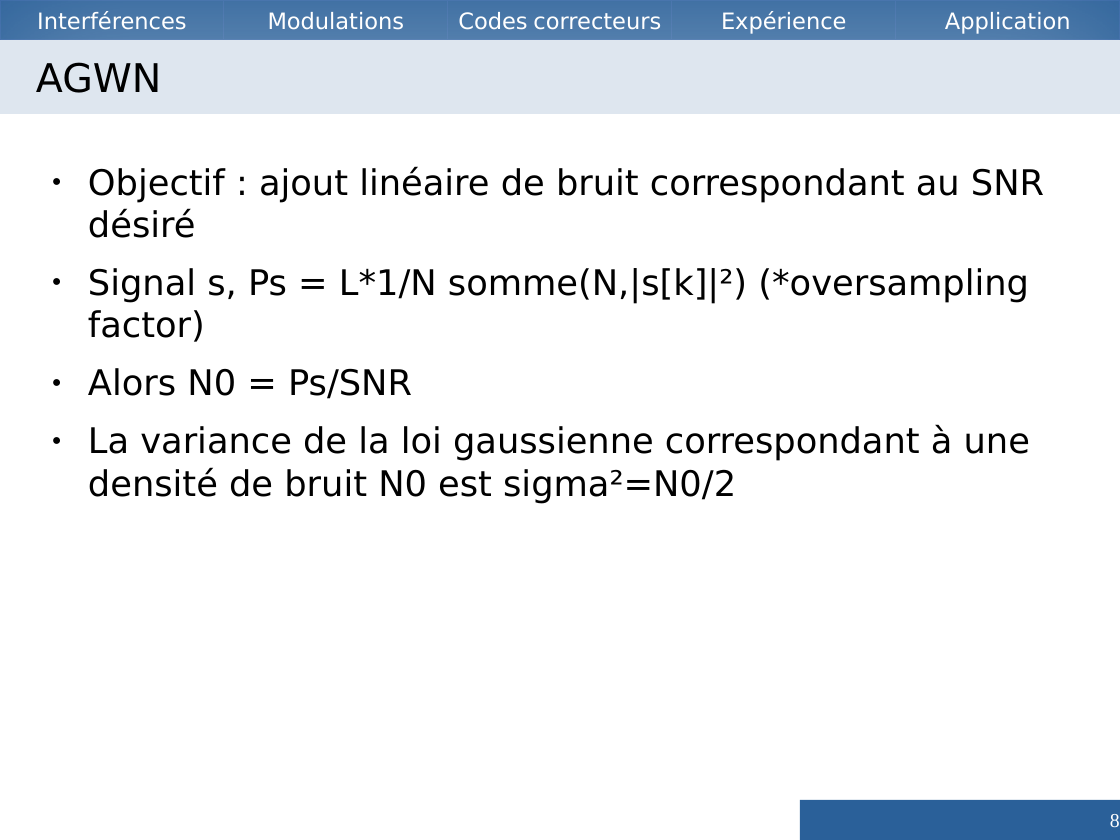
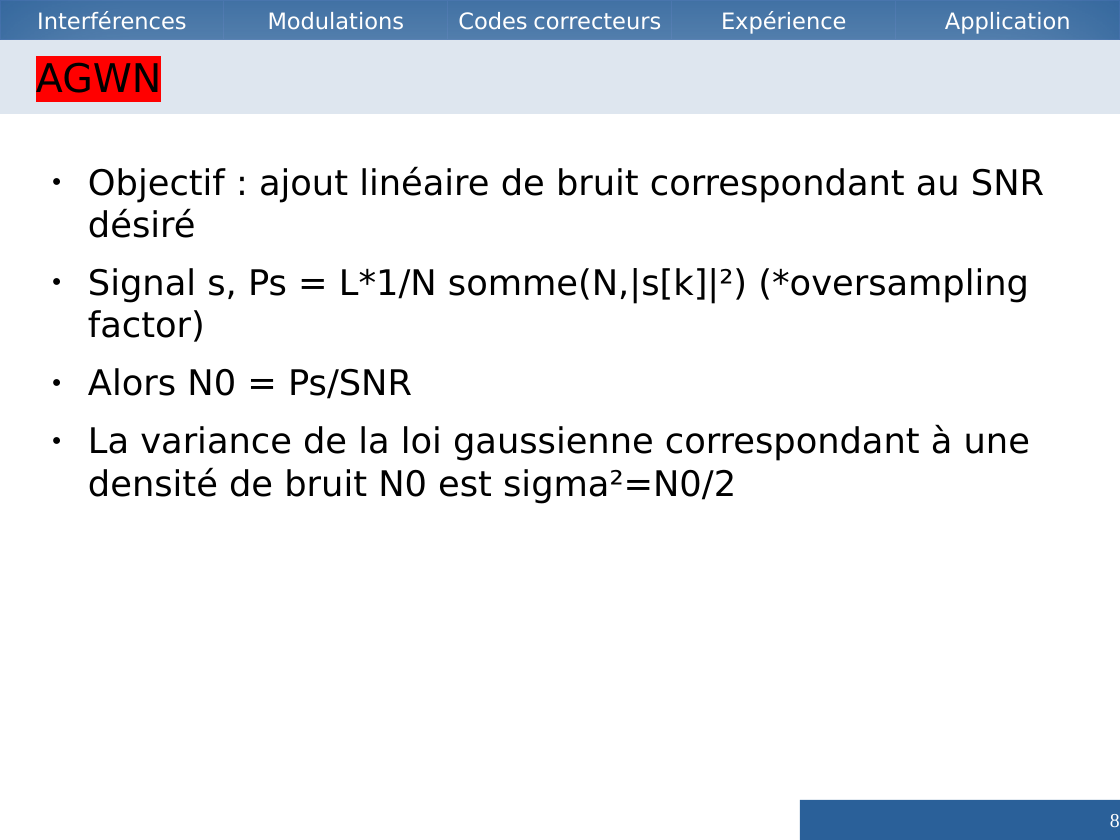
Before and after one commit to Vzrod/tipe, a slide deck: slide 8 of TIPE.odp. Drawn at 1120x840 pixels with LibreOffice and Linux fonts; fonts in the diff are those of the drawing. Boxes give left, top, right and bottom in pixels: in the first picture for what was removed or moved away, otherwise in the second. Text is boxed around its words. In the diff, an @@ line names an element or a change of style, - is before the commit and + after.

```diff
--- a/TIPE.odp
+++ b/TIPE.odp
@@ title "AGWN" at (0, 40, 1120, 114): highlight none to #FF0000 @@
```
Also in this commit, not shown: 3 other slides changed, 3 slides added, 1 slide removed, 1 other file.
